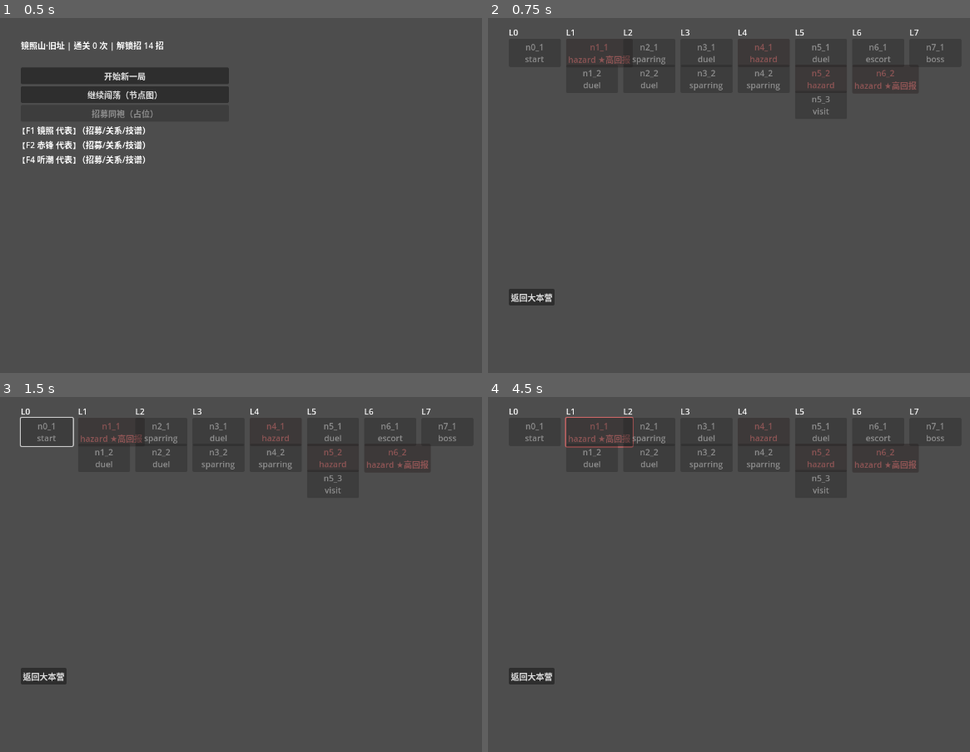
Above: before the commit, frames 1-4 (two rows, left to right).
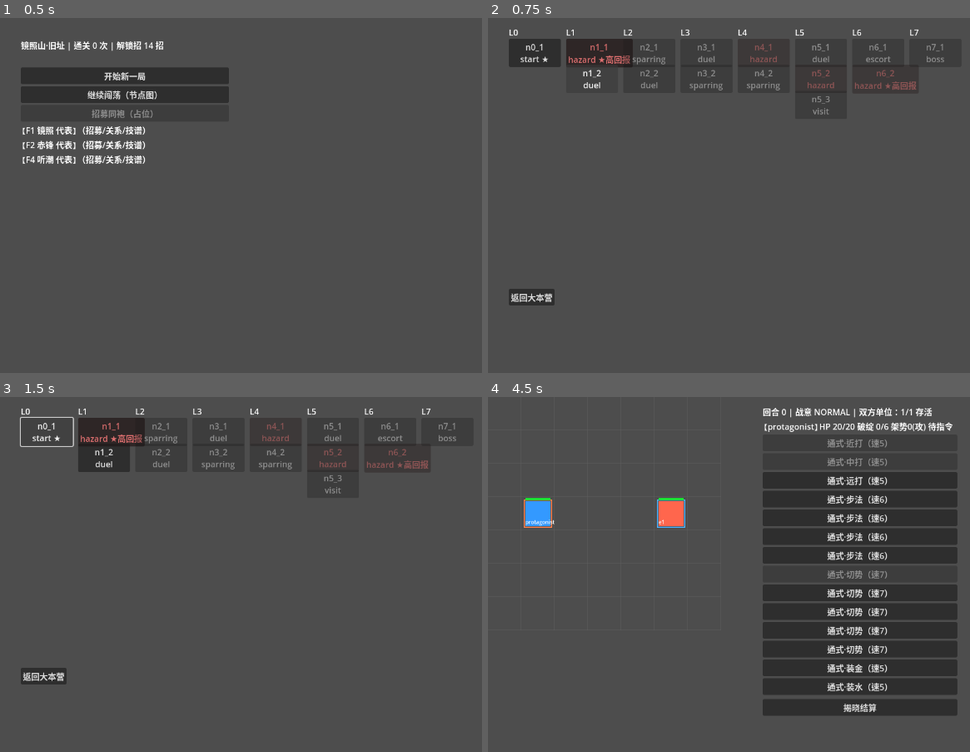
Above: after the commit, the same moments.

Repository: xieyj22/zhaizhao
Game: Godot game, scene res://src/scenes/hub/hub.tscn
Same seed, same stepped clock (60 frames per second), same inputs: the game is played once before the commit and once after it.
Inputs (mouse positions are in pixels of both pictures, inside the frame that each line leads up to):
- Up to frame 1 (0.5 s): no input
- Up to frame 2 (0.75 s): click "开始新一局" at 0.5 s
- Up to frame 3 (1.5 s): click (48, 432) at 1.25 s, where only the run after the commit has a clickable "n0_1 start ★"
- Up to frame 4 (4.5 s): click (536, 432) at 2 s, where only the run after the commit has a clickable "n0_1 start ★"; click "返回大本营" at 2.75 s; click "开始新一局" at 3.5 s; click (598, 432) at 4.25 s, where only the run after the commit has a clickable "n1_1 hazard ★高回报"

Frame 1 is identical in both runs. In frame 2, 0.3% of the frame differs, in the area x 6-30%, y 7-20%; in frame 3, 0.3%; in frame 4, 25%, in the area x 4-98%, y 3-90%.

Commit message:
fix(m3): place player at chapter start on map entry (nodes were all disabled)
Root cause: init_run sets current_node_id="" (at hub); entering the map never
positioned the player at the L0 start, so can_advance_node (edges FROM
current_node_id) returned false for every node → all map buttons disabled.
test_run_flow._run() masked it by manually setting current_node_id to L0.

Fix: RunFlow.place_at_chapter_start(run) positions at the current chapter's L0
start when current_node_id is empty (idempotent — no-op after battle return);
called from map._ready. + 2 regression tests.

Diff:
--- a/src/meta/run_flow.gd
+++ b/src/meta/run_flow.gd
@@ -36,3 +36,17 @@
 	)
 	cp["boss_defeated"] = true
 	run.chapter_progress[run.current_chapter] = cp
+
+## 进入章节图：若 current_node_id 为空（在 hub），定位到当前章 L0 起点节点。
+## 幂等——已在某节点时（如战斗后返回 map）不动。map 场景 _ready 调用。
+## 修 bug：init_run 设 current_node_id="" 进 map 后 can_advance_node 全 false（无边 from=""）→ 节点全 disabled。
+static func place_at_chapter_start(run: RunState) -> void:
+	if run.current_node_id != "":
+		return
+	if not run.chapter_maps.has(run.current_chapter):
+		return
+	var m: Dictionary = run.chapter_maps[run.current_chapter]
+	for id in m["nodes"]:
+		if int(m["nodes"][id].get("layer", -1)) == 0:
+			run.current_node_id = String(id)
+			return
--- a/src/scenes/map/map.gd
+++ b/src/scenes/map/map.gd
@@ -3,6 +3,9 @@
 var _layer: CanvasLayer
 
 func _ready() -> void:
+	# 修 bug：进图时若在 hub（current_node_id 空），定位到当前章 L0 起点，否则无节点可点。
+	if MetaSession.current_run != null:
+		RunFlow.place_at_chapter_start(MetaSession.current_run)
 	_build_ui()
 
 func _build_ui() -> void:
--- a/tests/test_run_flow.gd
+++ b/tests/test_run_flow.gd
@@ -34,3 +34,32 @@
 	RunFlow.enter_node(run, nxt[0])
 	assert_eq(run.current_node_id, nxt[0])
 	assert_true(run.chapter_progress[1]["nodes_visited"].has(nxt[0]), "记录已访问")
+
+# —— 回归（bug: init_run 后 current_node_id="" 进 map 无节点可点）——
+func _first_node_of_layer(run: RunState, layer: int) -> String:
+	var m: Dictionary = run.chapter_maps[run.current_chapter]
+	for id in m["nodes"]:
+		if int(m["nodes"][id]["layer"]) == layer:
+			return id
+	return ""
+
+func test_place_at_chapter_start_fixes_unreachable_bug():
+	# 复现：fresh init_run 的 current_node_id="" → 进图前 L1 节点不可 advance（bug 症状）
+	var run := RunFactory.init_run(MetaState.new_first_play(), 7)
+	assert_eq(run.current_node_id, "", "fresh run current_node_id 空（在 hub）")
+	var l1 := _first_node_of_layer(run, 1)
+	assert_false(RunFlow.can_advance_node(run, l1), "未定位起点时 L1 节点不可 advance（bug）")
+	# 修复：place_at_chapter_start 定位到 L0 起点
+	RunFlow.place_at_chapter_start(run)
+	var m: Dictionary = run.chapter_maps[run.current_chapter]
+	assert_eq(int(m["nodes"][run.current_node_id]["layer"]), 0, "定位到 L0 起点")
+	assert_true(RunFlow.can_advance_node(run, l1), "定位后 L1 节点可 advance（修复）")
+
+func test_place_at_chapter_start_idempotent():
+	# 已在某节点时（如战斗后返回 map）→ 幂等不动
+	var run := RunFactory.init_run(MetaState.new_first_play(), 7)
+	RunFlow.place_at_chapter_start(run)
+	var first: String = run.current_node_id
+	assert_ne(first, "")
+	RunFlow.place_at_chapter_start(run)
+	assert_eq(run.current_node_id, first, "已在节点时幂等不改")
